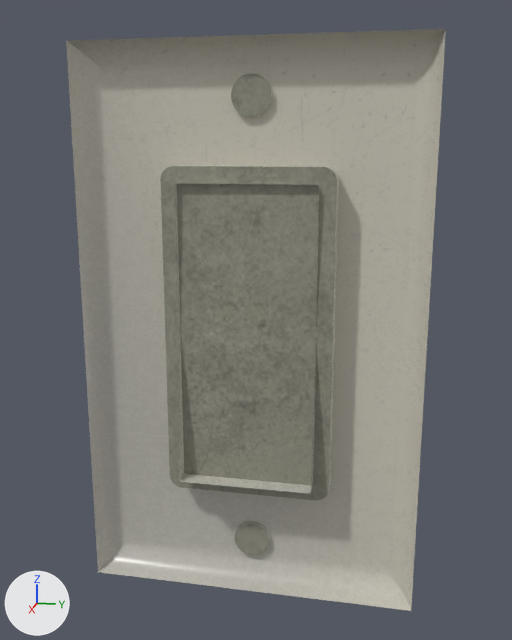
What one commit did to the glTF model assets/models/scene/lightswitch.glb.
Before and after are seen from a camera (50 mm lens) standing at (0.2117, 0.0444, 0.0583) and looking at (-0.0012, 0.0018, 0.0051). Arrows for +X, +Y and +Z are at lower left; the lights stay in place. The picture after the commit comes second. Both versions are drawn at frame 20 of the action 'switchAction'; the numbers are the values there. Vertices at exactly the same position are counted once.

Objects in the first picture: 'CoverPlate', 'switch'.
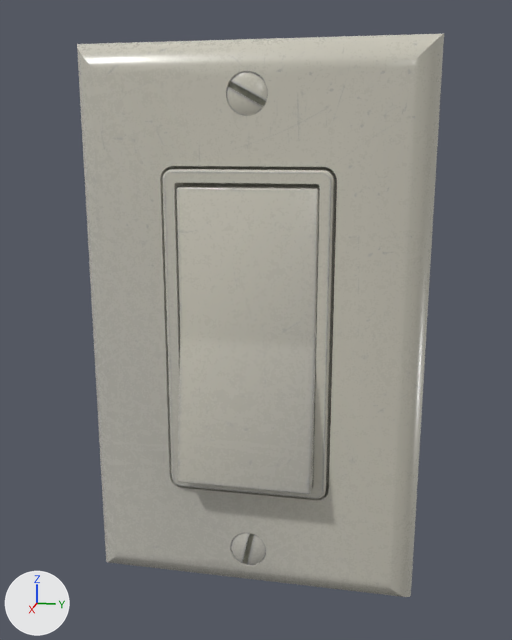
Boxes (x1, y1, x2, y2) around the edits, measured in the pictures (512 x 640 px):
'CoverPlate', mirrored
    before: (66, 29, 446, 611)
    after: (77, 34, 444, 597)
'switch', mesh mirrored, turned (mostly hidden before)
    before: (175, 183, 319, 494)
    after: (176, 185, 320, 494)

The change in detail:
me_coverplate is used by ob_coverplate; location (0.0, 0.0, 0.0).
me_coverplate had 1868 vertices, 3508 faces and spanned x -0.006..0.004, y -0.054..0.054, z -0.088..0.088.
me_coverplate now has 1868 vertices, 3508 faces and spans x -0.004..0.006, y -0.054..0.054, z -0.088..0.088.
me_coverplate part 1: the whole mesh is mirrored in x about the mesh origin.
me_switch_001 is used by ob_switch; location (0.0, 0.0, 0.0); rotation (0.0, 0.0776, 0.0), in degrees (0, 4.4, 0).
me_switch_001 had 93 vertices, 160 faces and spanned x -0.0142..0.0136, y -0.0215..0.0215, z -0.0479..0.0477.
me_switch_001 now has 93 vertices, 160 faces and spans x -0.0136..0.0142, y -0.0215..0.0215, z -0.0479..0.0477.
me_switch_001 part 2: the whole mesh is mirrored in x about the mesh origin.
Object 'switch' (ob_switch) turns from (0, 4.4, 0) to (0, -11, 0) degrees about x, y and z.
